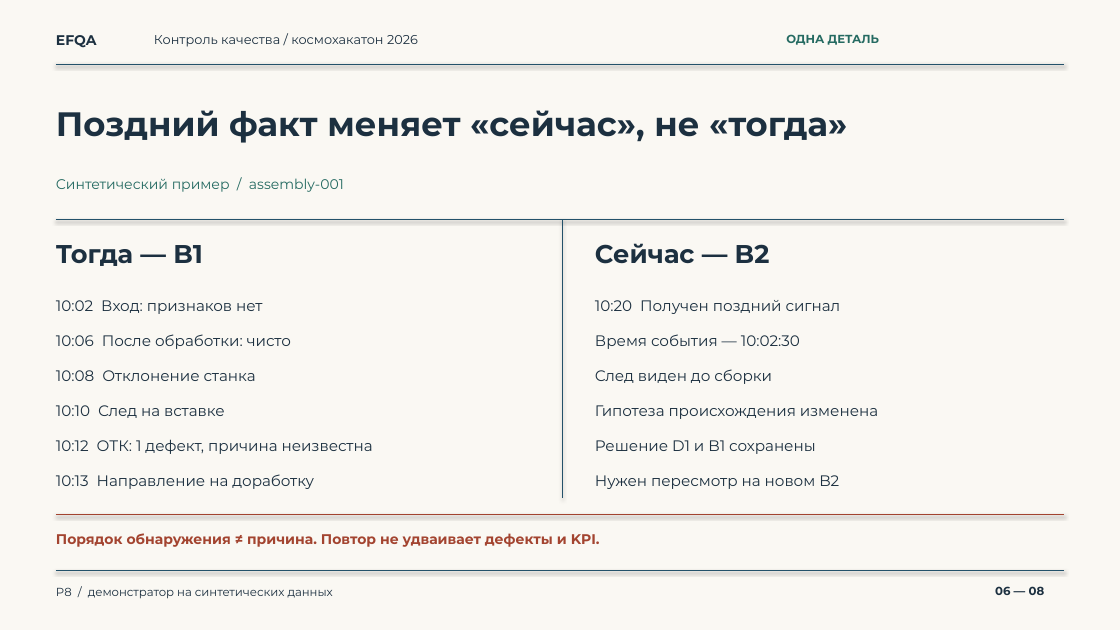
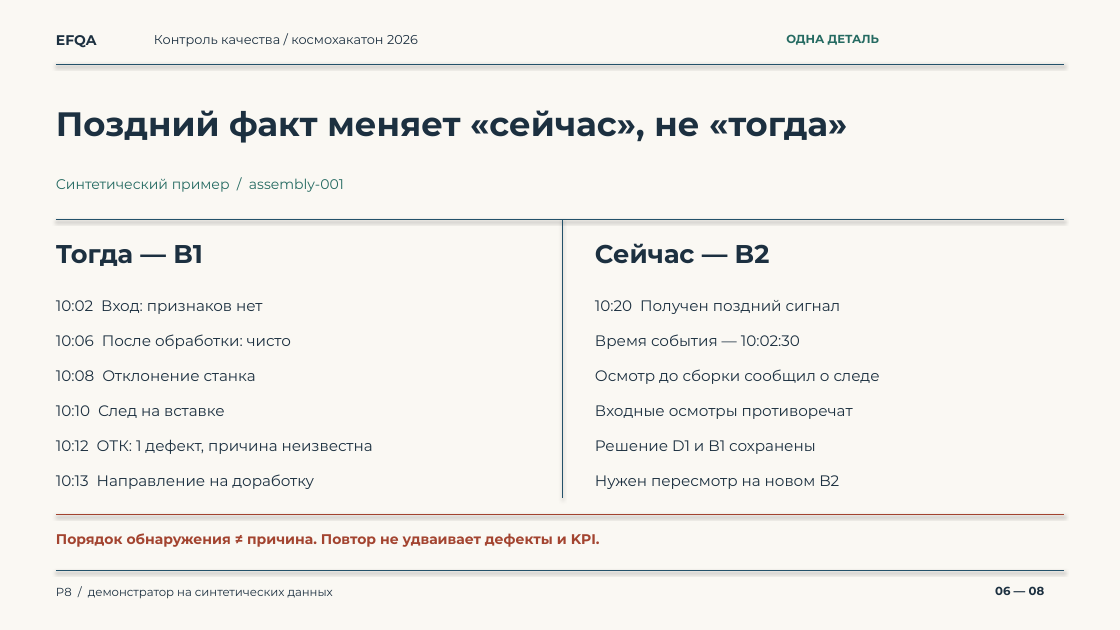
Before and after one commit to pichotiner/final-hack, a slide deck: slide 6 of docs/defense/5min/presentation-5min.pptx. Drawn at 1120x630 pixels with LibreOffice and Linux fonts; fonts in the diff are those of the drawing. Boxes give left, top, right and bottom in pixels: in the first picture for what was removed or moved away, otherwise in the second. Text is boxed around its words. In the diff, an @@ line names an element or a change of style, - is before the commit and + after.

```diff
--- a/docs/defense/5min/presentation-5min.pptx
+++ b/docs/defense/5min/presentation-5min.pptx
@@ text at (595, 369, 880, 384): text changed @@
-След виден до сборки
+Осмотр до сборки сообщил о следе
@@ text at (595, 405, 853, 419): text changed @@
-Гипотеза происхождения изменена
+Входные осмотры противоречат
```
Also in this commit, not shown: 5 other slides changed, 7 other files.
